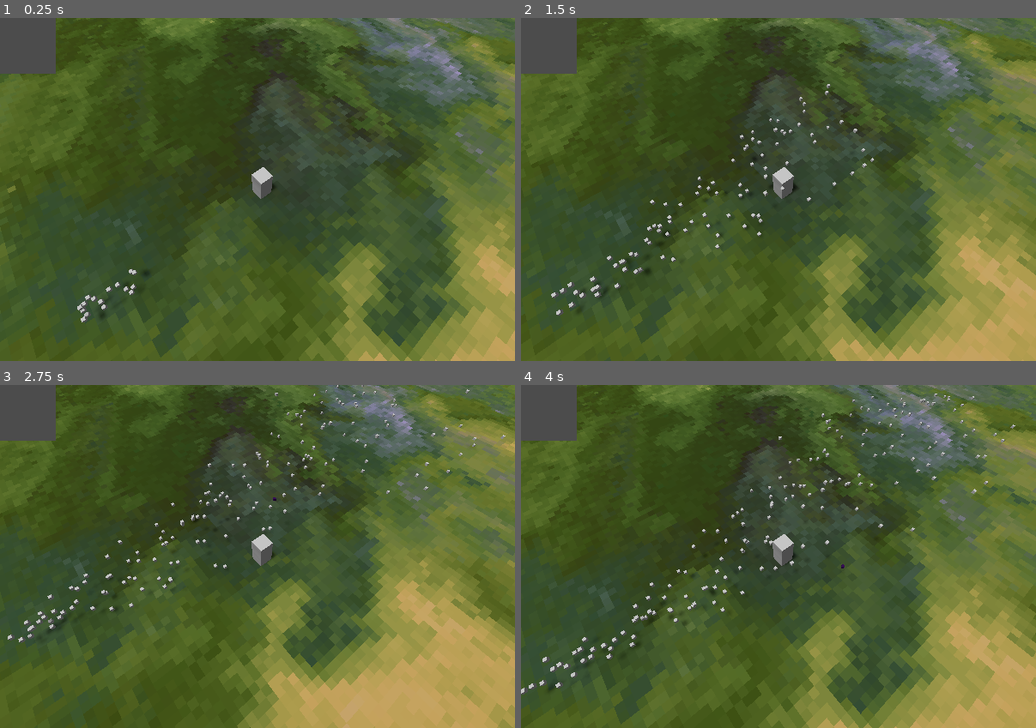
Above: before the commit, frames 1-4 (two rows, left to right).
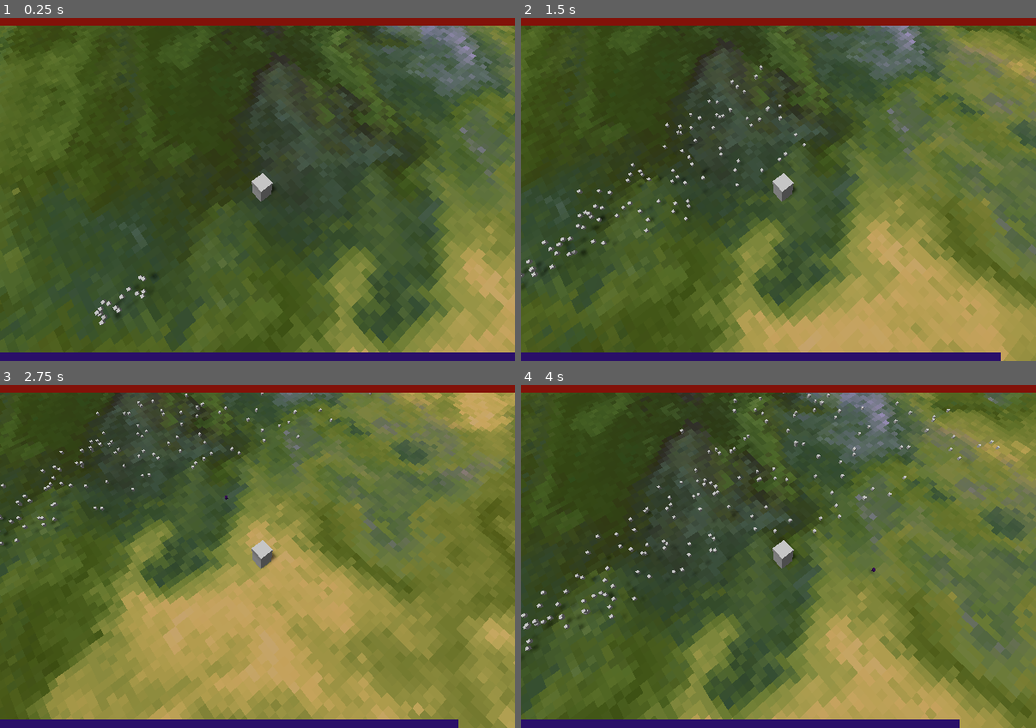
Above: after the commit, the same moments.

Repository: DominicSimone/particle-wizard
Game: Godot game, scene res://main.tscn
Same seed, same stepped clock (60 frames per second), same inputs: the game is played once before the commit and once after it.
Inputs (mouse positions are in pixels of both pictures, inside the frame that each line leads up to):
- Up to frame 1 (0.25 s): no input
- Up to frame 2 (1.5 s): move the mouse to (891, 172) at 0.52 s; hold D (move_right) 0.53-1.28 s; click (891, 172) at 0.67 s; move the mouse to (675, 206) at 1.27 s; hold S (move_backward) from 1.28 s (still down); click (675, 206) at 1.42 s
- Up to frame 3 (2.75 s): move the mouse to (309, 481) at 2.02 s; release S (move_backward) at 2.03 s; hold D (move_right) from 2.03 s (still down); click (309, 481) at 2.17 s
- Up to frame 4 (4 s): move the mouse to (752, 625) at 2.77 s; release D (move_right) at 2.78 s; hold W (move_forward) 2.78-3.53 s; click (752, 625) at 2.92 s; move the mouse to (933, 607) at 3.52 s; hold A (move_left) from 3.53 s (still down); click (933, 607) at 3.67 s

The runs differ from the first frame. In frame 1, 18% of the frame differs, in the area x 0-100%, y 0-100%; in frame 2, 45%; in frame 3, 67%; in frame 4, 51%.

Commit message:
Basic health/mana system

Diff:
--- a/main.tscn
+++ b/main.tscn
@@ -1,10 +1,18 @@
-[gd_scene load_steps=16 format=2]
+[gd_scene load_steps=19 format=2]
 
 [ext_resource path="res://textures/temp ground.png" type="Texture" id=1]
 [ext_resource path="res://scripts/PlayerController.gd" type="Script" id=2]
 [ext_resource path="res://scripts/ParticleCollisions.gd" type="Script" id=4]
 [ext_resource path="res://beam.gdshader" type="Shader" id=5]
 [ext_resource path="res://scripts/ParticleEntity.gd" type="Script" id=6]
+
+[sub_resource type="StyleBoxFlat" id=32]
+bg_color = Color( 0.513726, 0.0745098, 0.0392157, 1 )
+
+[sub_resource type="StyleBoxEmpty" id=31]
+
+[sub_resource type="StyleBoxFlat" id=30]
+bg_color = Color( 0.168627, 0.0627451, 0.415686, 1 )
 
 [sub_resource type="BoxShape" id=29]
 extents = Vector3( 128.184, 127.235, 0.267175 )
@@ -98,7 +106,26 @@
 anchor_bottom = 1.0
 mouse_filter = 2
 
+[node name="Health" type="ProgressBar" parent="Control"]
+anchor_right = 1.0
+margin_bottom = 9.0
+custom_styles/fg = SubResource( 32 )
+custom_styles/bg = SubResource( 31 )
+value = 50.0
+percent_visible = false
+
+[node name="Mana" type="ProgressBar" parent="Control"]
+anchor_top = 1.0
+anchor_right = 1.0
+anchor_bottom = 1.0
+margin_top = -10.0
+custom_styles/fg = SubResource( 30 )
+custom_styles/bg = SubResource( 31 )
+value = 50.0
+percent_visible = false
+
 [node name="ColorRect" type="ColorRect" parent="Control"]
+visible = false
 anchor_right = 0.108
 anchor_bottom = 0.162
 margin_right = 0.199997
@@ -109,6 +136,7 @@
 }
 
 [node name="ViewportContainer" type="ViewportContainer" parent="Control"]
+visible = false
 anchor_right = 0.108
 anchor_bottom = 0.162
 margin_right = 0.199997
@@ -118,7 +146,7 @@
 [node name="Viewport" type="Viewport" parent="Control/ViewportContainer"]
 size = Vector2( 65, 65 )
 handle_input_locally = false
-render_target_update_mode = 3
+render_target_update_mode = 0
 
 [node name="Camera" type="Camera" parent="Control/ViewportContainer/Viewport"]
 transform = Transform( 1, 0, 0, 0, -4.37114e-08, 1, 0, -1, -4.37114e-08, 0, -0.634983, 2.7756e-08 )
@@ -162,11 +190,12 @@
 
 [node name="Player" type="Spatial" parent="."]
 transform = Transform( 1, 0, 0, 0, 1, 0, 0, 0, 1, 0, 1.07806, 0 )
+script = ExtResource( 2 )
+health_bar_path = NodePath("../Control/Health")
+mana_bar_path = NodePath("../Control/Mana")
 
 [node name="Camera" type="Camera" parent="Player"]
-transform = Transform( 0.629225, -0.660069, 0.410346, 0, 0.527964, 0.849267, -0.777223, -0.53438, 0.332208, 7.11414, 14.2907, 6.16455 )
-script = ExtResource( 2 )
-speed = 0.05
+transform = Transform( 0.629225, -0.716646, 0.300823, 0, 0.387049, 0.922059, -0.777223, -0.580183, 0.243541, 5.12004, 15.967, 4.55016 )
 
 [node name="MeshInstance" type="MeshInstance" parent="Player"]
 transform = Transform( 0.5, 0, 0, 0, 1, 0, 0, 0, 0.5, 0, -0.0567212, 0 )
@@ -175,6 +204,7 @@
 
 [node name="RigidBody" type="RigidBody" parent="Player"]
 transform = Transform( 1, 0, 0, 0, 1, 0, 0, 0, 1, 0, -1.05672, 0 )
+input_ray_pickable = false
 mode = 2
 
 [node name="CollisionShape" type="CollisionShape" parent="Player/RigidBody"]
@@ -214,4 +244,4 @@
 process_material = SubResource( 12 )
 draw_pass_1 = SubResource( 14 )
 
-[connection signal="input_event" from="Ground/StaticBody" to="Player/Camera" method="_on_StaticBody_input_event"]
+[connection signal="input_event" from="Ground/StaticBody" to="Player" method="_on_StaticBody_input_event"]
--- a/scripts/EntityManager.gd
+++ b/scripts/EntityManager.gd
@@ -36,7 +36,7 @@
 	return gravCount - 1
 
 func particleCollisions(number: int):
-	pass
+	_entities[0].particleCollisions(number)
 
 # Called from viewports to report pixels representing collision detections
 func forwardParticleCollisions(index: int, todo_other_info: Object):
--- a/scripts/ParticleCollisions.gd
+++ b/scripts/ParticleCollisions.gd
@@ -12,7 +12,7 @@
 # Check color for # of collisions with colliders
 # Can segment texture into sections to handle multiple (but limited) colliders
 
-func readViewport():
+func readViewport() -> int:
 	var image = get_texture().get_data()
 	var hits: int = 0
 	image.lock()
--- a/scripts/PlayerController.gd
+++ b/scripts/PlayerController.gd
@@ -1,22 +1,53 @@
-extends Camera
+extends Spatial
 
-export var speed: float = 1
+export var speed: float = 10
+export var health_bar_path: NodePath
+export var mana_bar_path: NodePath
+onready var health_bar: ProgressBar = get_node(health_bar_path)
+onready var mana_bar: ProgressBar = get_node(mana_bar_path)
 
-onready var player: Spatial = get_parent()
+onready var camera = get_node("Camera")
 onready var grav_scene := preload("res://Grav Projectile.tscn")
 
 var grav_ball
 var grav_out: bool = false
 
+var health: float = 100
+var mana: float = 100
+
 # Called when the node enters the scene tree for the first time.
 func _ready():
-	EntityManager.registerEntity(get_parent())
+	EntityManager.registerEntity(self)
 
 func _process(delta):
+	update_ui()
+	movement(delta)
+	mana_cost(delta)
+	regen(delta)
+
+func mana_cost(delta):
+	if grav_out:
+		mana -= delta * 10
+	if mana < 0:
+		retrieve_ball()
+		mana = 0
+
+func regen(delta):
+	health = min(health + delta, 100)
+	mana = min(mana + delta, 100)
+
+func particleCollisions(num: int):
+	health -= num
+
+func update_ui():
+	health_bar.value = health
+	mana_bar.value = mana
+
+func movement(delta):
 	var dir = Vector3()
 	var inputMoveVector = Vector2()
 
-	var aim = transform.basis
+	var aim = camera.transform.basis
 	if Input.is_action_pressed("move_forward"):
 		inputMoveVector.y += 1
 	if Input.is_action_pressed("move_backward"):
@@ -30,14 +61,14 @@
 	dir += -aim.z * inputMoveVector.y
 	dir += aim.x * inputMoveVector.x
 	dir.y = 0
-	dir = dir.normalized() * speed
+	dir = dir.normalized() * speed * delta
 
-	player.transform = player.transform.translated(dir)
+	transform = transform.translated(dir)
 
 func send_ball(target):
 	grav_out = true
 	grav_ball.target = target + Vector3(0, 0.5, 0)
-	grav_ball.translation = player.translation
+	grav_ball.translation = translation
 	grav_ball.visible = true
 
 func retrieve_ball():
